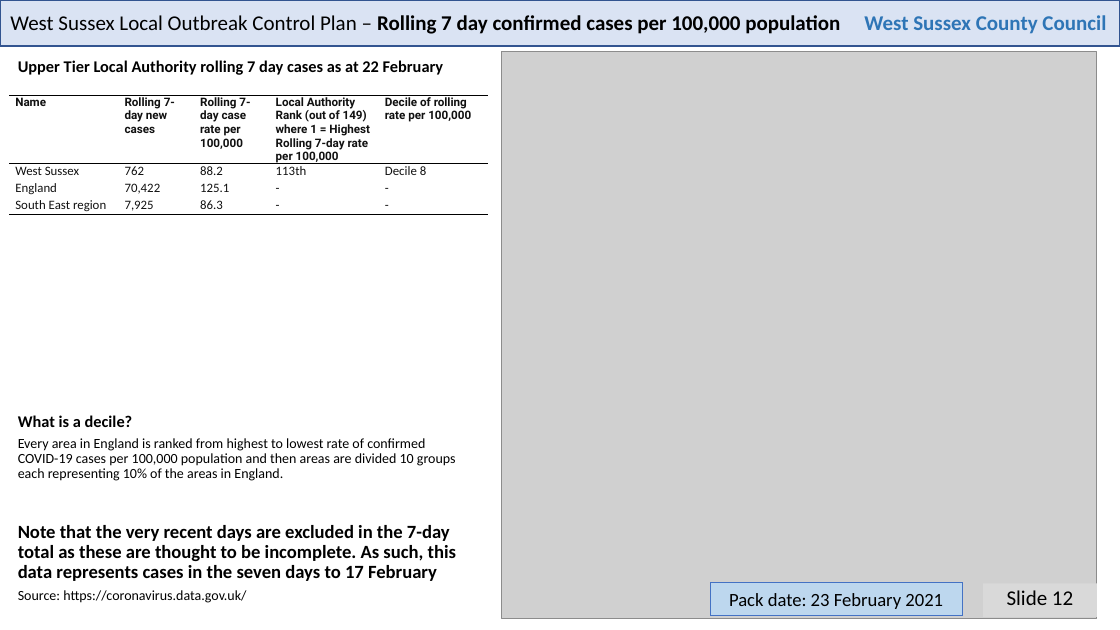
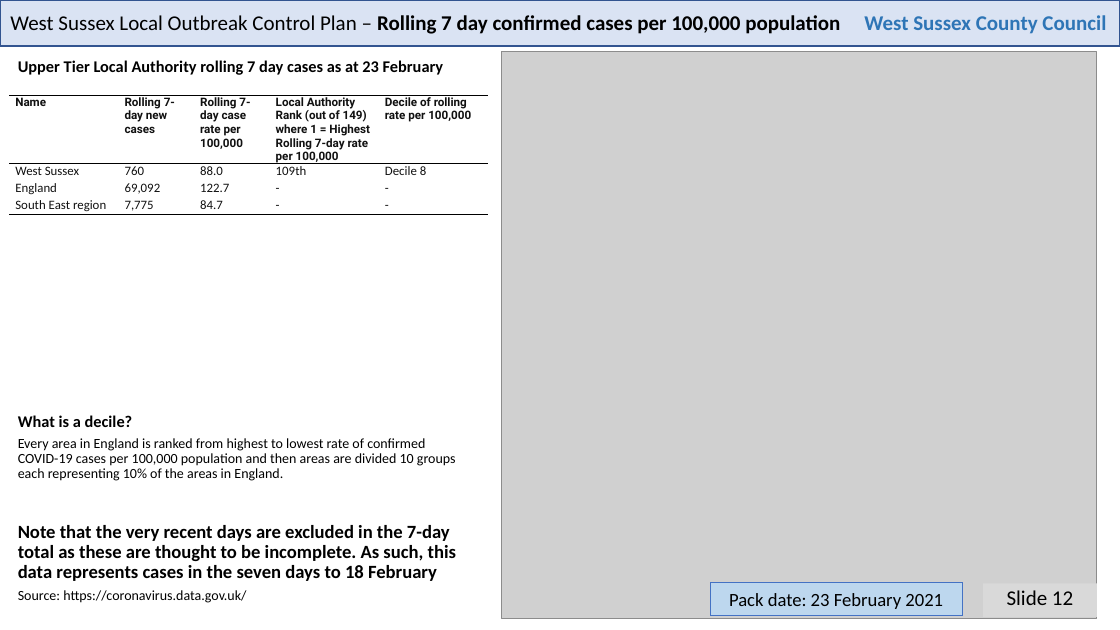
Before and after one commit to psychty/wsx_covid_datapack_public, a slide deck: slide 12 of Latest_West_Sussex_C19_slide_deck.pptx. Drawn at 1120x630 pixels with LibreOffice and Linux fonts; fonts in the diff are those of the drawing; grey boxes stand for pictures. Boxes give left, top, right and bottom in pixels: in the first picture for what was removed or moved away, otherwise in the second. Text is boxed around its words. In the diff, an @@ line names an element or a change of style, - is before the commit and + after.

```diff
--- a/Latest_West_Sussex_C19_slide_deck.pptx
+++ b/Latest_West_Sussex_C19_slide_deck.pptx
@@ text at [18,60,444,75]: text changed @@
-Upper Tier Local Authority rolling 7 day cases as at 22 February
+Upper Tier Local Authority rolling 7 day cases as at 23 February
@@ table at [9,96,488,329] @@
-row 2: West Sussex | 762 | 88.2 | 113th | Decile 8
+row 2: West Sussex | 760 | 88.0 | 109th | Decile 8
-row 3, column 2: 70,422
+row 3, column 2: 69,092
-row 3, column 3: 125.1
+row 3, column 3: 122.7
-row 4, column 2: 7,925
+row 4, column 2: 7,775
-row 4, column 3: 86.3
+row 4, column 3: 84.7
@@ text at [18,525,456,581]: text changed @@
-Note that the very recent days are excluded in the 7-day total as these are thought to be incomplete. As such, this data represents cases in the seven days to 17 February
+Note that the very recent days are excluded in the 7-day total as these are thought to be incomplete. As such, this data represents cases in the seven days to 18 February
```
Also in this commit, not shown: 3 other slides changed, 58 other files.
